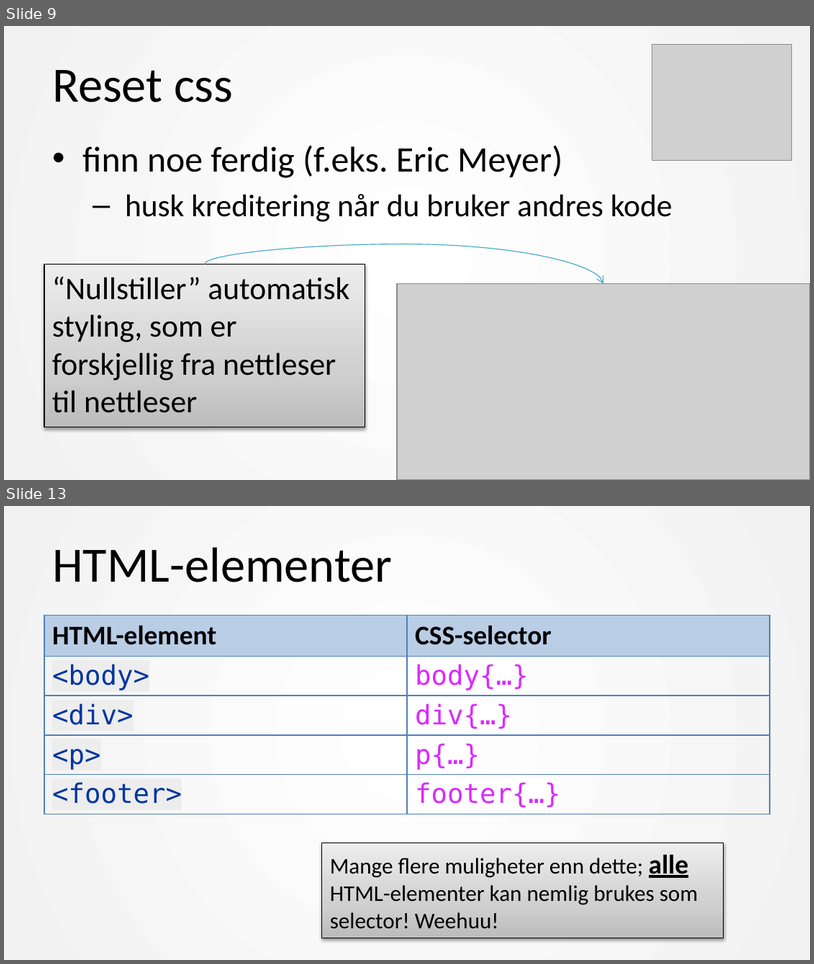
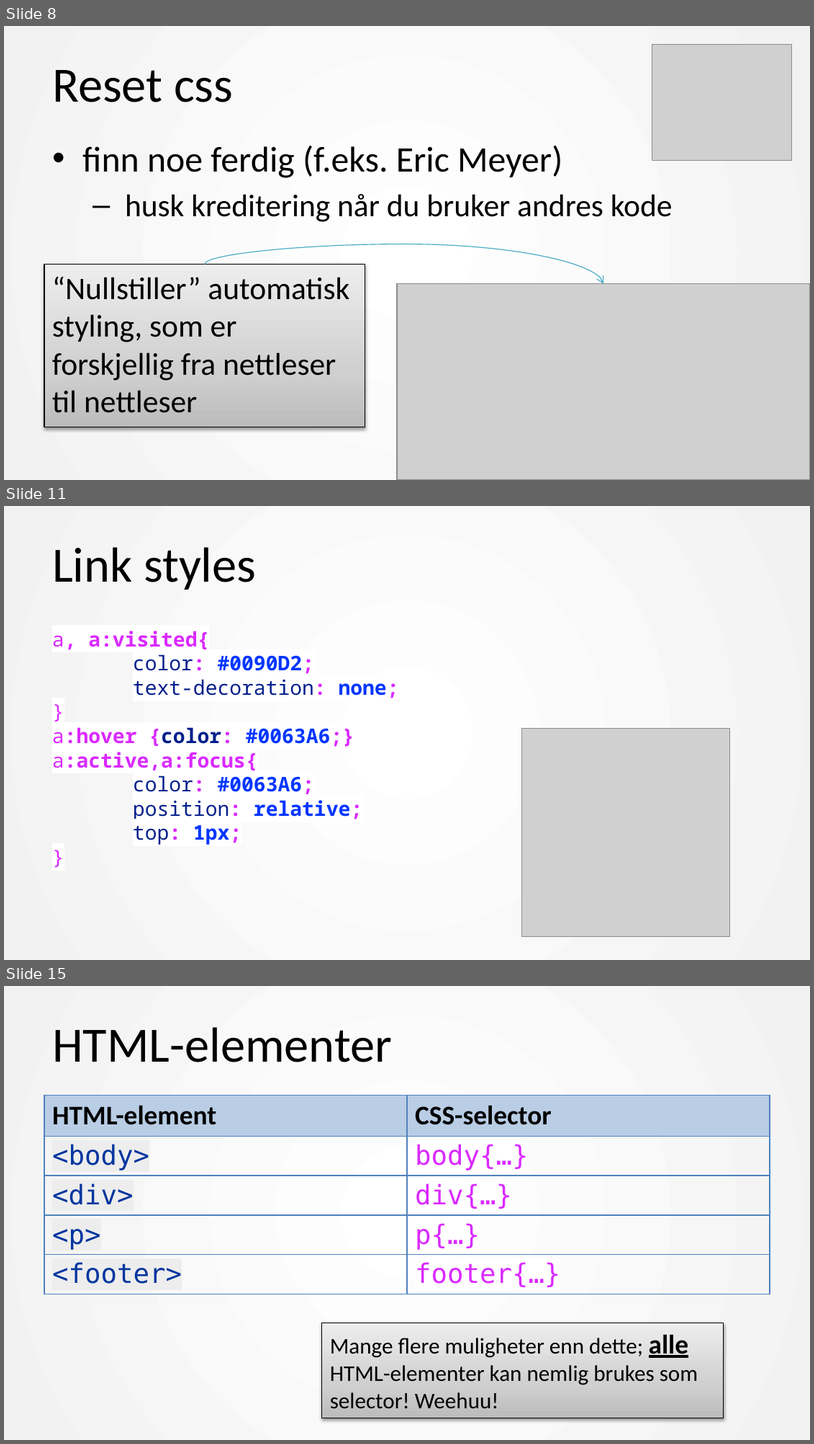
Before and after one commit to mesan/css-kurs, a slide deck: Foiler/1. CSS basic.pptx. Shown one above the other, each under a label of ours: slides 9 and 13 before the commit, slides 8, 11 and 15 after it; the slides between them are not shown. The pictures are 814x964 and 814x1444 pixels, drawn with LibreOffice and Linux fonts; fonts in the diff are those of the drawing; grey boxes stand for pictures. Boxes give left, top, right and bottom in pixels: in the first picture for what was removed or moved away, otherwise in the second. Text is boxed around its words. In the diff, an @@ line names an element or a change of style, - is before the commit and + after.

```diff
--- a/Foiler/1. CSS basic.pptx
+++ b/Foiler/1. CSS basic.pptx
@@ slide 11 added at box(4, 506, 810, 960), background #FFFFFF; not listed: 1 template element that a slide beside it also shows @@
@@ title added at box(52, 547, 256, 590), 44 pt, text #000000 @@
+Link styles
@@ text added at box(52, 631, 399, 844), 18 pt, text #DA29FF, bold @@
+a, a:visited{
+color: #0090D2;
+text-decoration: none;
+}
+a:hover {color: #0063A6;}
+a:active,a:focus{
+color: #0063A6;
+position: relative;
+top: 1px;
+}
@@ picture added at box(522, 728, 730, 936) @@
@@ what was slide 9 is now slide 8 @@
@@ what was slide 13 is now slide 15 @@
```
Also in this commit, not shown: 8 slides changed, 7 other slides added, 2 slides removed, 2 other files.
